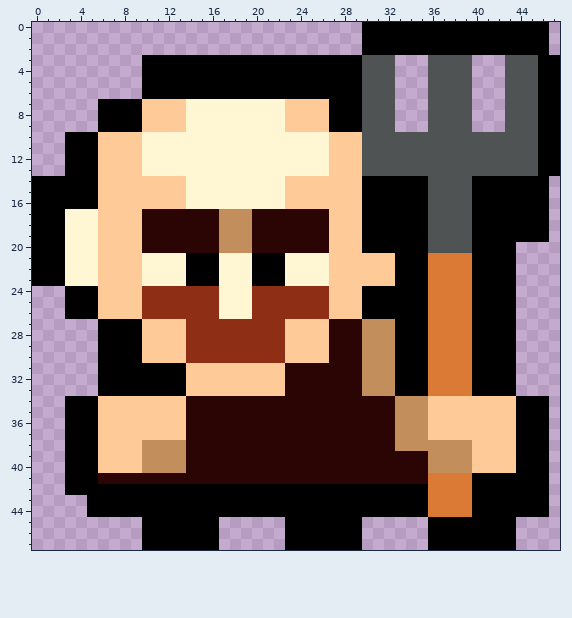
Edited in one commit: pixel-art sprite (assets/npc-4.png). This is how it looked before the edit.
The file is 48x48 pixels.
Now the later version:
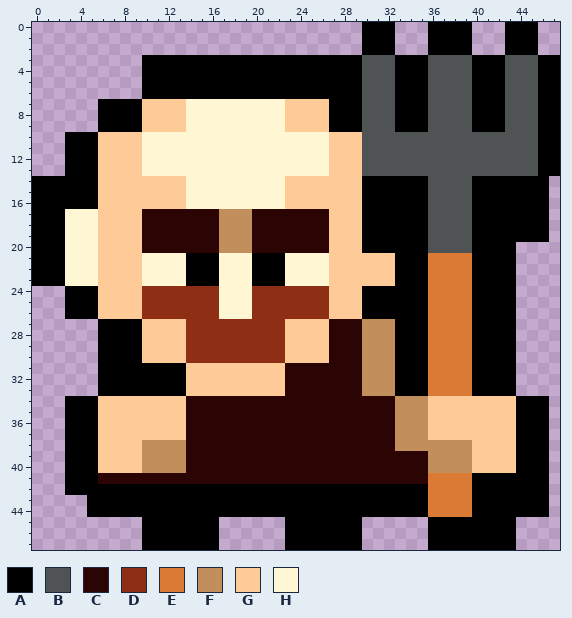
Palette (. is transparent): A #000000  B #4f5353  C #2a0503  D #8e2f15  E #da7a34  F #c28f5c  G #fecb98  H #fff6d3
From old to new:
@@ x 31..47 @@
- 0 AAAAAAAAAAAAAAAA.
- 1 AAAAAAAAAAAAAAAA.
- 2 AAAAAAAAAAAAAAAA.
- 3 BB...BBBB...BBBAA
- 4 BB...BBBB...BBBAA
- 5 BB...BBBB...BBBAA
- 6 BB...BBBB...BBBAA
- 7 BB...BBBB...BBBAA
- 8 BB...BBBB...BBBAA
- 9 BB...BBBB...BBBAA
+ 0 AA...AAAA...AAA..
+ 1 AA...AAAA...AAA..
+ 2 AA...AAAA...AAA..
+ 3 BBAAABBBBAAABBBAA
+ 4 BBAAABBBBAAABBBAA
+ 5 BBAAABBBBAAABBBAA
+ 6 BBAAABBBBAAABBBAA
+ 7 BBAAABBBBAAABBBAA
+ 8 BBAAABBBBAAABBBAA
+ 9 BBAAABBBBAAABBBAA
 10 BBBBBBBBBBBBBBBAA
